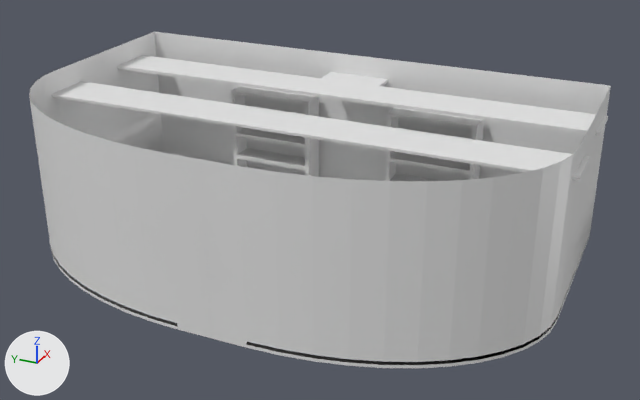
The FBX model Assets/Models/LabBase.fbx as it was, and as the next commit left it.
Before and after are seen from a 50 mm lens placed at (-25.84, -10.24, 12.35), pointed at (-4.67, -0.71, 1.77). Every picture has the same lights, and +X, +Y and +Z are marked at lower left. Where no turn or scale is listed for an object, it has been applied to the vertices.

Objects in the first picture: 'Case', 'case2', 'floor', 'rack1', 'rack2'.
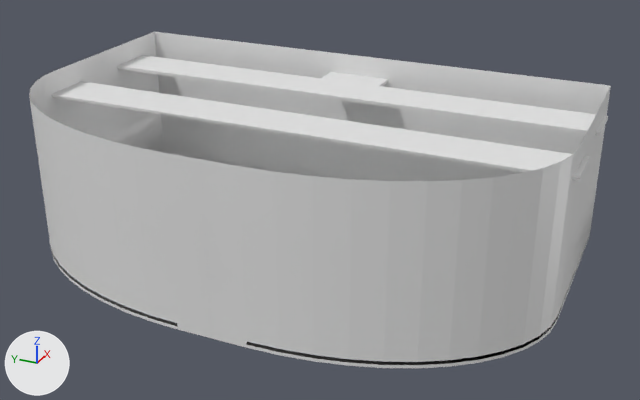
Location of each change, (x1, y1, x2, y2) in pixels of the pictures (640 x 400 px):
'Case', deleted: before (231, 86, 319, 177)
'case2', deleted: before (385, 108, 484, 181)

The change, as a diff of the scene's bpy script:
```diff
--- a/Assets/Models/LabBase.fbx.py
+++ b/Assets/Models/LabBase.fbx.py
@@ ob_case @@
-ob_case = bpy.data.objects.new('Case', me_cube_003)
-ob_case.location = (-0.55, 3.88, 1.98)
@@ ob_case2 @@
-ob_case2 = bpy.data.objects.new('case2', me_cube_005)
-ob_case2.location = (-0.55, -1.69, 1.98)
```
